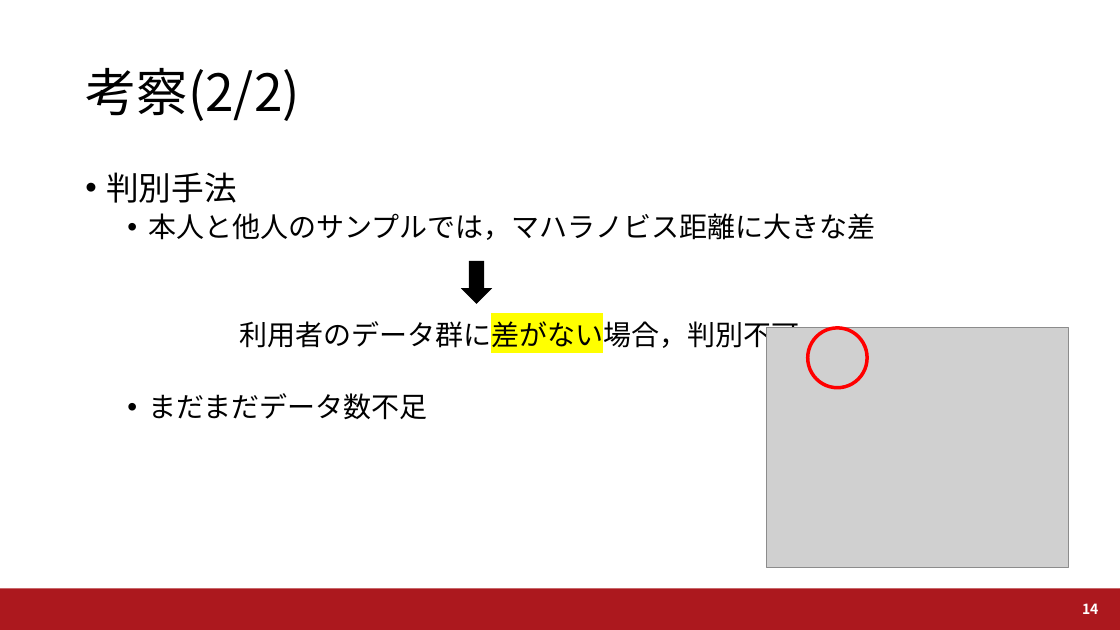
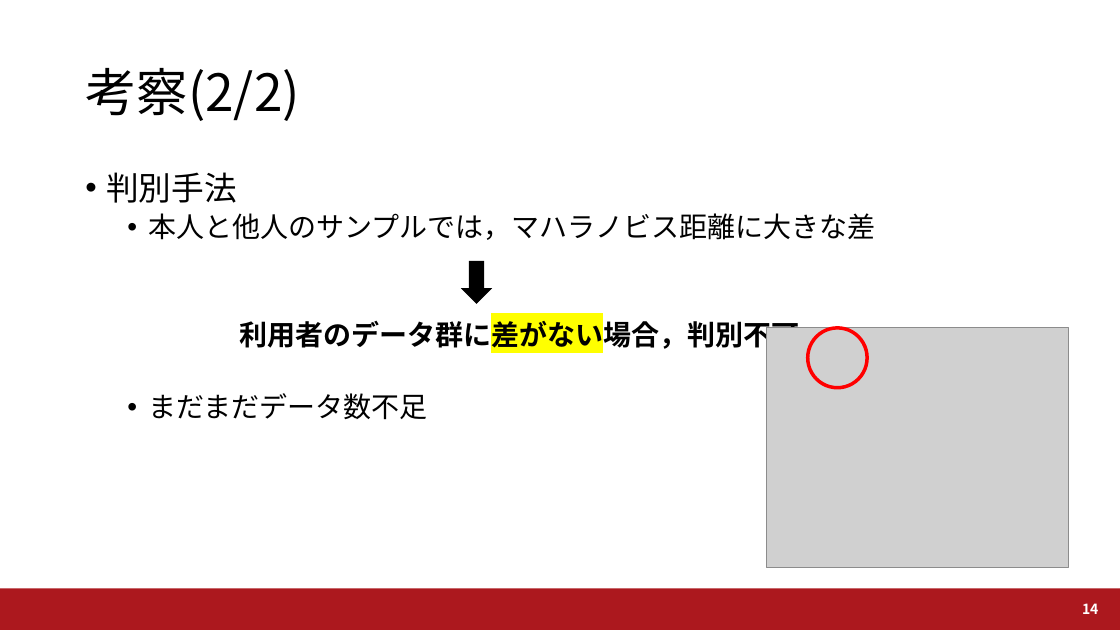
Before and after one commit to a2h1r0/lab, a slide deck: slide 14 of UWW2019/UWW2019_Fujii.pptx. Drawn at 1120x630 pixels with LibreOffice and Linux fonts; fonts in the diff are those of the drawing; grey boxes stand for pictures; background and template pictures are left out. Boxes give left, top, right and bottom in pixels: in the first picture for what was removed or moved away, otherwise in the second. Text is boxed around its words. In the diff, an @@ line names an element or a change of style, - is before the commit and + after.

```diff
--- a/UWW2019/UWW2019_Fujii.pptx
+++ b/UWW2019/UWW2019_Fujii.pptx
@@ text at (239, 317, 799, 353): bold on in "利用者のデータ群に差がない場合，判別不可" @@
```
Also in this commit, not shown: 2 other slides changed, 2 other files.
